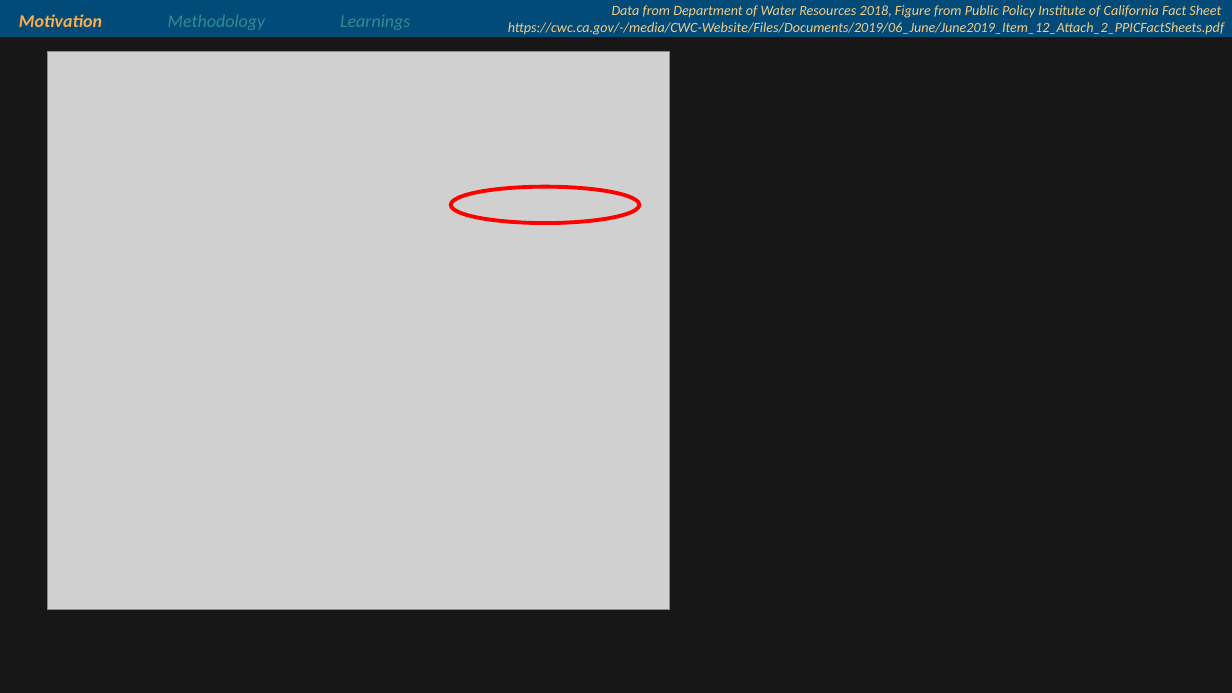
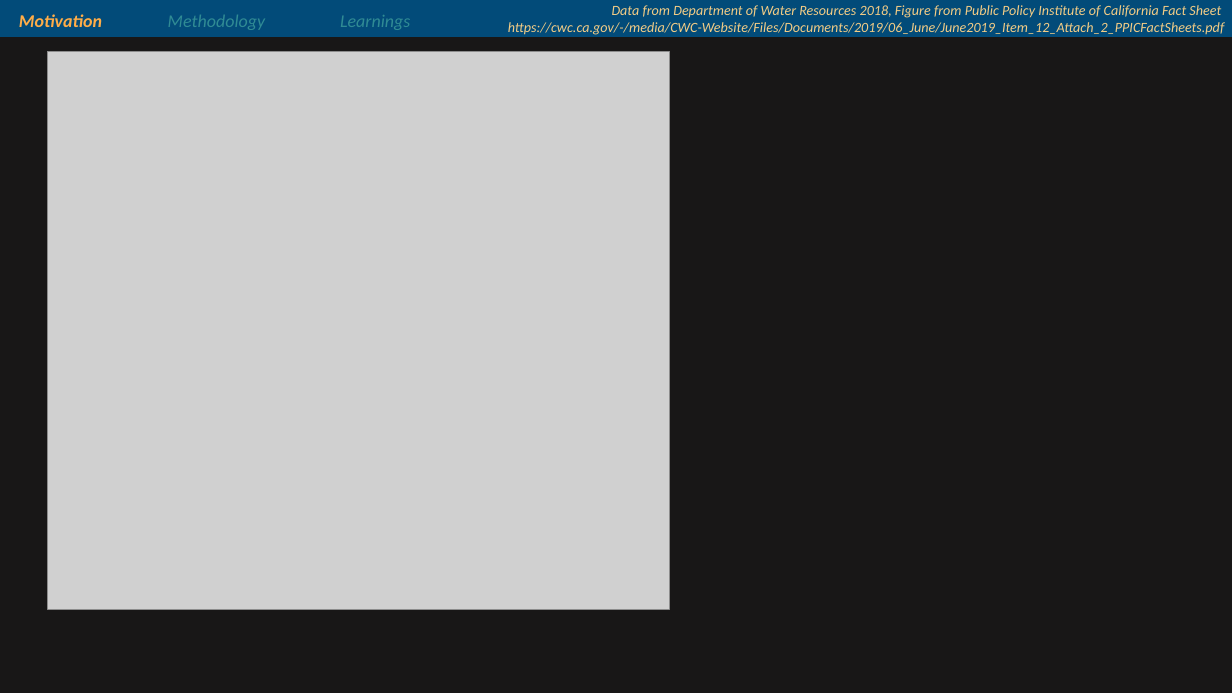
Before and after one commit to vanichols/alfalfa, a slide deck: slide 5 of pres/2023June-ISSTpres-v1.pptx (slide 3 before the commit). Drawn at 1232x693 pixels with LibreOffice and Linux fonts; fonts in the diff are those of the drawing; grey boxes stand for pictures. Boxes give left, top, right and bottom in pixels: in the first picture for what was removed or moved away, otherwise in the second. Text is boxed around its words. In the diff, an @@ line names an element or a change of style, - is before the commit and + after.

```diff
--- a/pres/2023June-ISSTpres-v1.pptx
+++ b/pres/2023June-ISSTpres-v1.pptx
@@ ellipse removed at [451, 187, 640, 223] @@
```
Also in this commit, not shown: 4 other slides changed, 10 slides added, 1 slide removed, 13 other files.
